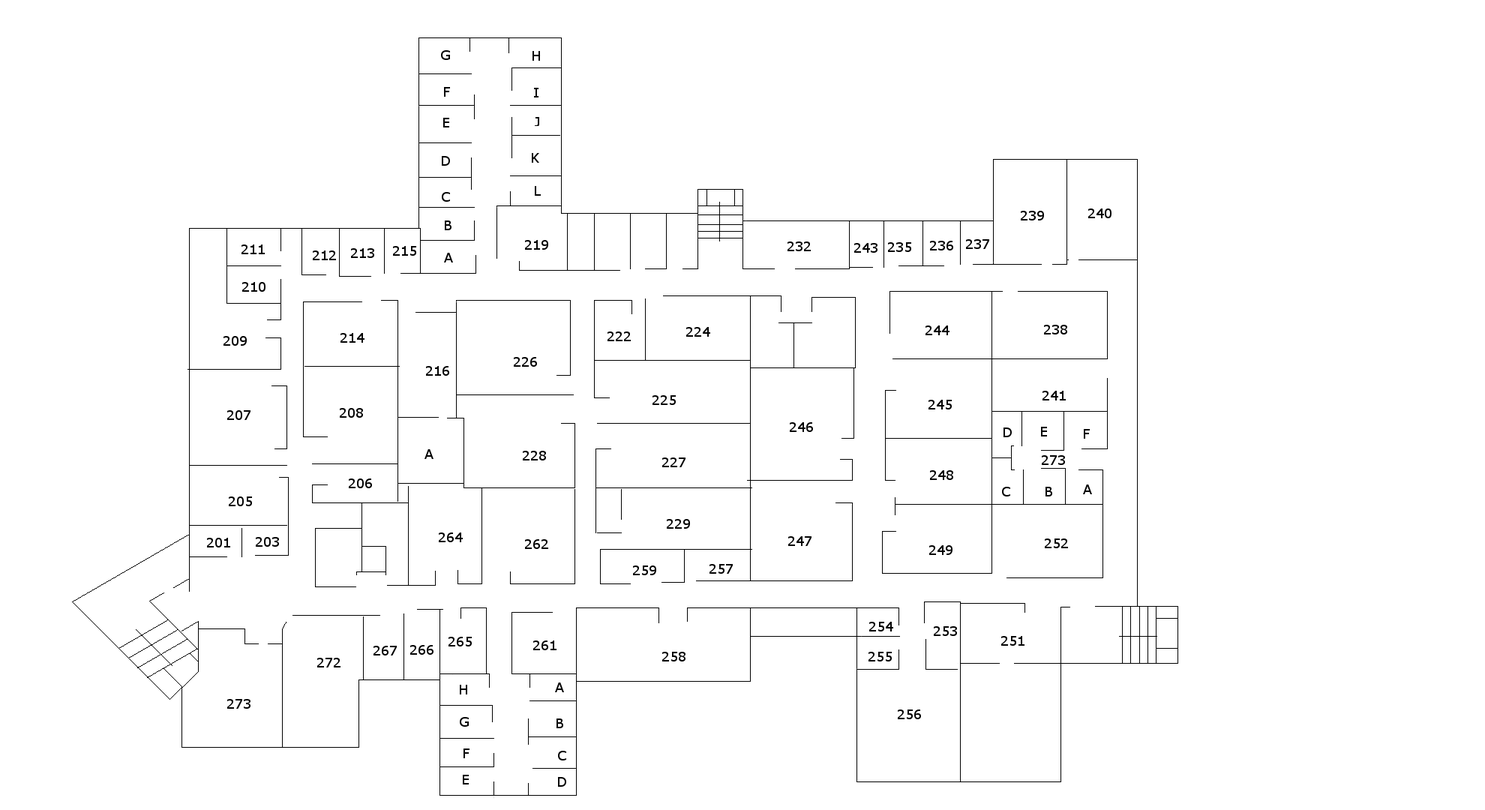
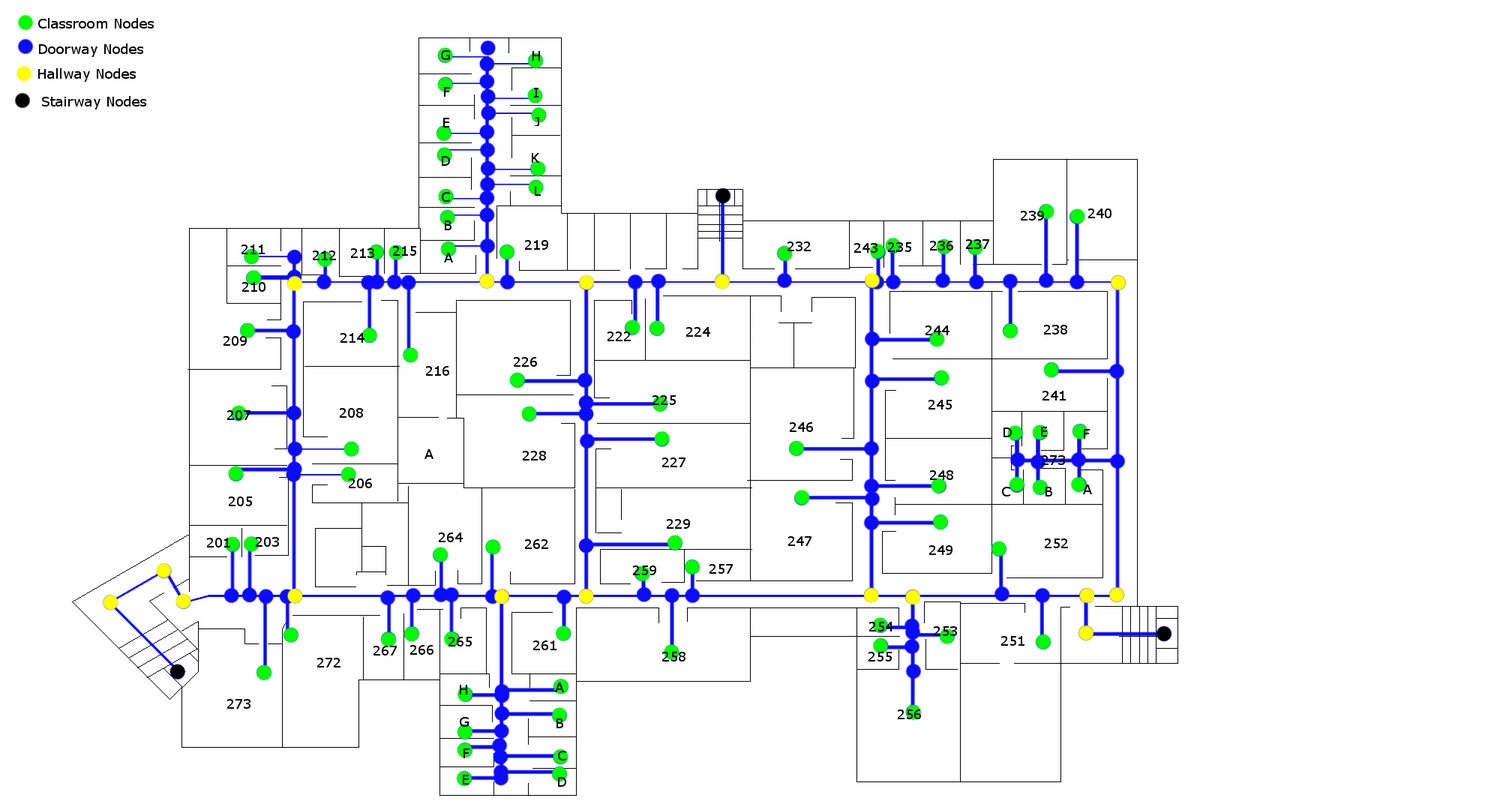
Comparing the layer stacks of the two 1485x810 images. Changes:
showed group "Graph Group" (31 layers) over (x1=14, y1=14, x2=1173, y2=787)
added group "Legend Group" with 6 layers in group "Graph Group" over (x1=14, y1=14, x2=154, y2=110)
added layer "Legend Layer" in group "Legend Group" over (x1=14, y1=14, x2=34, y2=109)
added layer "Classroom Nodes #1" in group "Legend Group" over (x1=38, y1=18, x2=154, y2=29)
added layer "Doorway Nodes" in group "Legend Group" over (x1=39, y1=43, x2=144, y2=58)
added layer "Hallway Nodes" in group "Legend Group" over (x1=38, y1=68, x2=136, y2=82)
added layer "Stairway Nodes" in group "Legend Group" over (x1=42, y1=96, x2=147, y2=110)
added layer "Vertex Layer" in group "Graph Group" over (x1=21, y1=39, x2=1173, y2=787)
added layer "Edge Layer" in group "Graph Group" over (x1=108, y1=56, x2=1171, y2=781)
